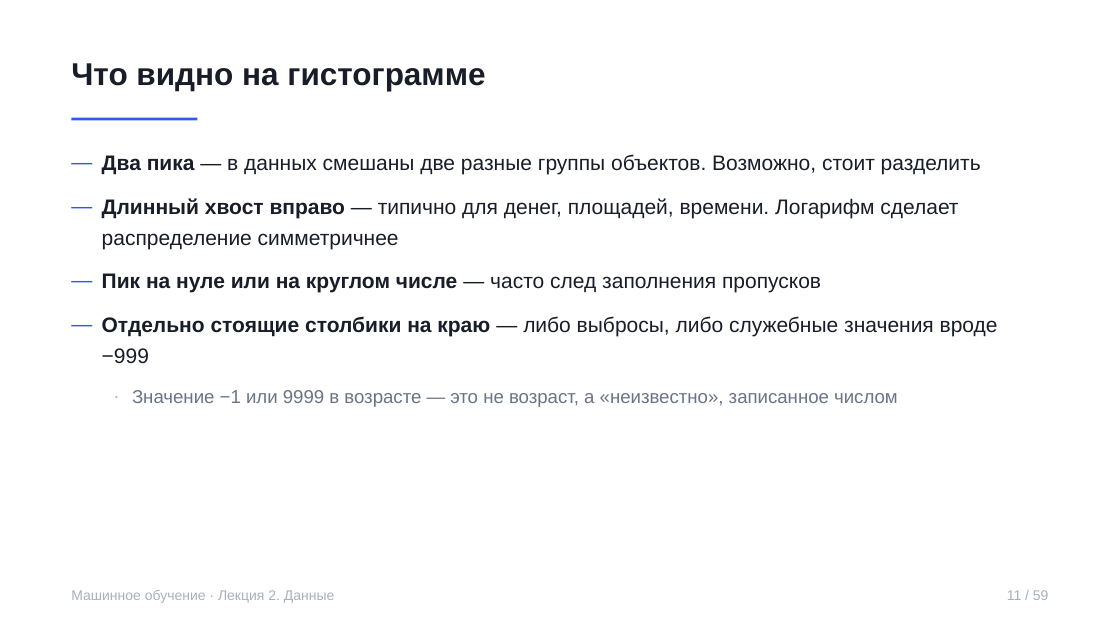
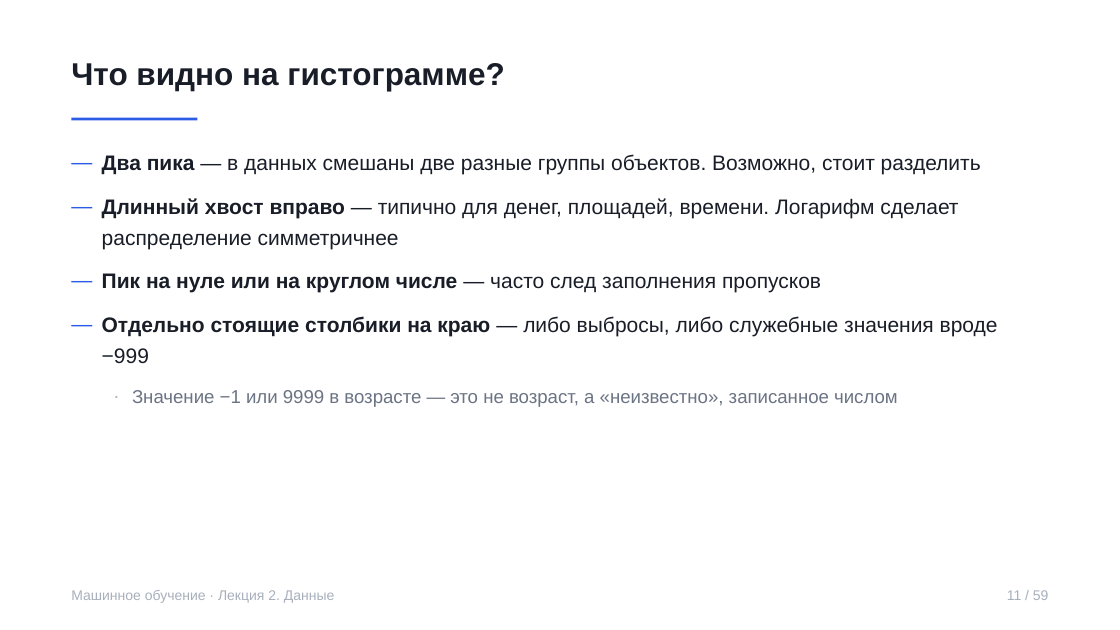
Before and after one commit to rustam-azimov/ml-course-hse, a slide deck: slide 11 of lectures/lecture02.pptx. Drawn at 1120x630 pixels with LibreOffice and Linux fonts; fonts in the diff are those of the drawing. Boxes give left, top, right and bottom in pixels: in the first picture for what was removed or moved away, otherwise in the second. Text is boxed around its words. In the diff, an @@ line names an element or a change of style, - is before the commit and + after.

```diff
--- a/lectures/lecture02.pptx
+++ b/lectures/lecture02.pptx
@@ text at <box>71,63,504,91</box>: text changed @@
-Что видно на гистограмме
+Что видно на гистограмме?
```
Also in this commit, not shown: 9 other slides changed, 2 other files.
